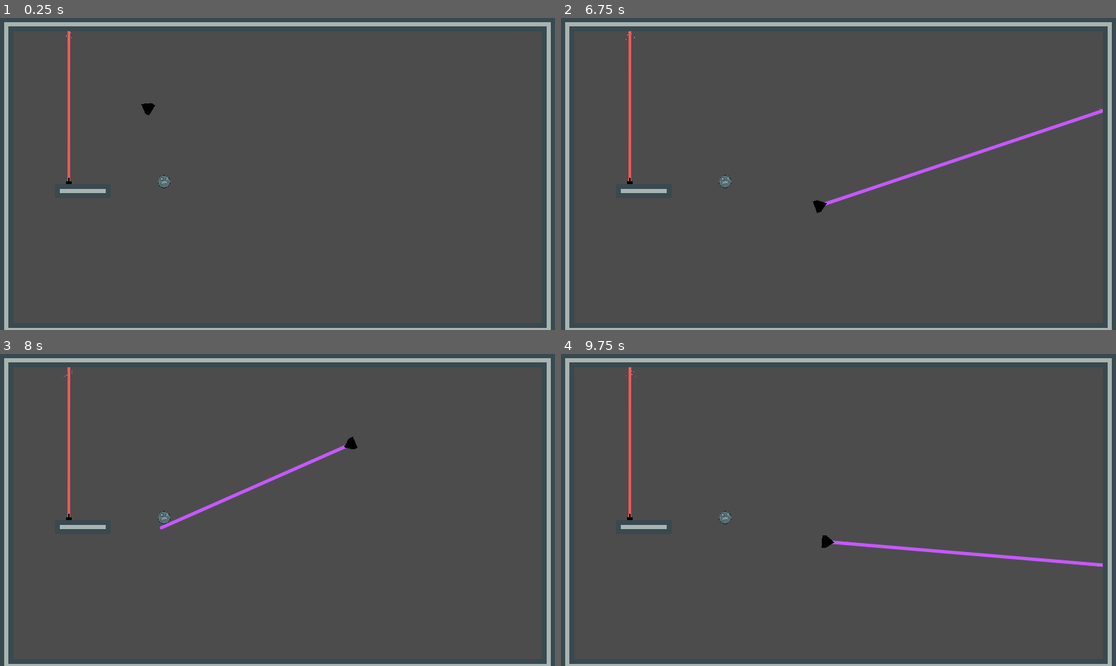
Above: before the commit, frames 1-4 (two rows, left to right).
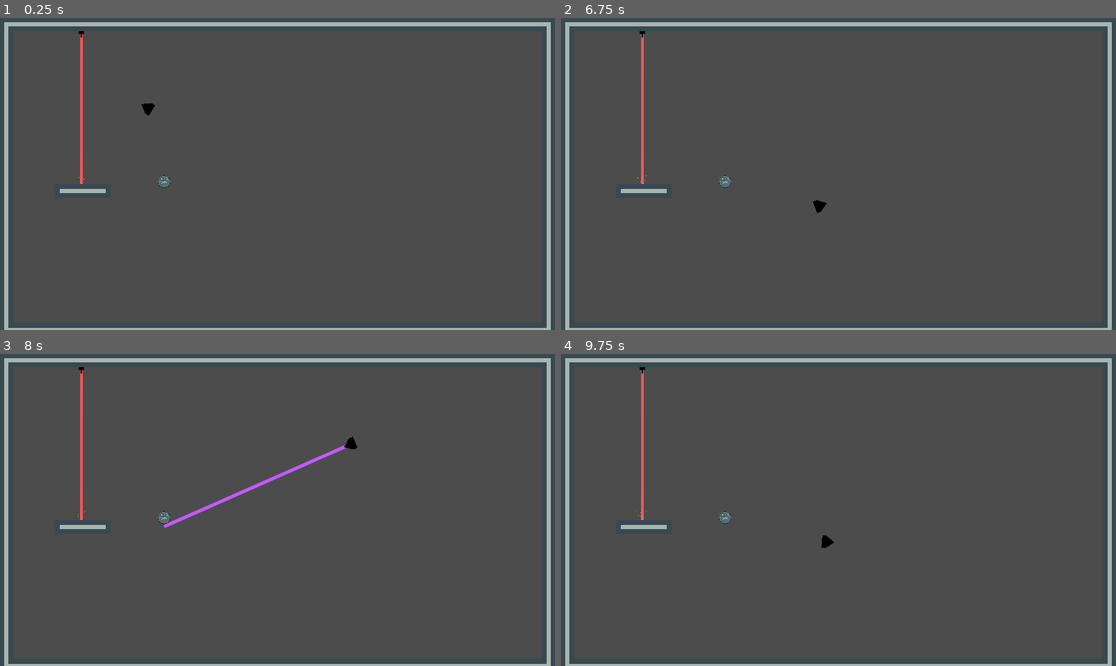
Above: after the commit, the same moments.

Repository: BulsonJ/Space_Shooter
Game: Godot game, scene res://World.tscn
Two runs of this game, one before a commit and one after it. Both use one fixed random seed, a clock stepped at 60 frames per second and the inputs below.
Inputs (mouse positions are in pixels of both pictures, inside the frame that each line leads up to):
- Up to frame 1 (0.25 s): no input
- Up to frame 2 (6.75 s): tap Enter at 0.5 s; move the mouse to (960, 158) at 0.52 s; hold D (move_right) 0.53-1.28 s; hold Space (shoot) 0.53-1.28 s; move the mouse to (727, 189) at 1.27 s; hold S (move_down) 1.28-2.03 s; tap Space (shoot) every 1.5 s from 1.35 to 5.85 s; move the mouse to (894, 105) at 2.02 s; hold D (move_right) 2.03-2.78 s; hold Space (shoot) 2.03-2.78 s; move the mouse to (810, 236) at 2.77 s; hold W (move_up) 2.78-3.53 s; move the mouse to (1005, 220) at 3.52 s; hold Space (shoot) 3.53-4.28 s; hold A (move_left) 3.53-5.03 s; move the mouse to (672, 127) at 4.27 s; move the mouse to (866, 174) at 5.02 s; hold S (move_down) 5.03-5.78 s; hold Space (shoot) 5.03-5.78 s; move the mouse to (755, 96) at 5.77 s; hold D (move_right) 5.78-6.53 s; move the mouse to (960, 158) at 6.52 s; hold W (move_up) from 6.53 s (still down); hold Space (shoot) from 6.53 s (still down)
- Up to frame 3 (8 s): move the mouse to (166, 525) at 7.27 s; release W (move_up) at 7.28 s; release Space (shoot) at 7.28 s; hold D (move_right) from 7.28 s (still down); tap Space (shoot) at 7.35 s
- Up to frame 4 (9.75 s): move the mouse to (894, 441) at 8.02 s; release D (move_right) at 8.03 s; hold S (move_down) 8.03-8.78 s; hold Space (shoot) 8.03-8.78 s; move the mouse to (810, 572) at 8.77 s; hold A (move_left) 8.78-9.53 s; tap Space (shoot) at 8.85 s; move the mouse to (1005, 556) at 9.52 s; hold W (move_up) from 9.53 s (still down); hold Space (shoot) from 9.53 s (still down)

The runs differ from the first frame. In frame 1, 0.5% of the frame differs, in the area x 11-16%, y 4-54%; in frame 2, 1.1%, in the area x 11-98%, y 4-61%; in frame 3, 0.5%; in frame 4, 1.1%.

Commit message:
WeaponSlot Added
Added basic weapon slot node, with support for changing weapon, as well as firing the weapon that is held in it.

Diff:
--- a/Player/Player.gd
+++ b/Player/Player.gd
@@ -5,13 +5,17 @@
 
 var _velocity := Vector2.ZERO
 
+export(PackedScene) var initialWeapon
+
 func _input(event: InputEvent) -> void:
 	if event.is_action_pressed("shoot"):
-		$LaserBeam2D.is_casting = true
+		$WeaponSlot.fire()
 	if event.is_action_released("shoot"):
-		$LaserBeam2D.is_casting = false
+		$WeaponSlot.stop_firing()
+	if event.is_action_pressed("move_up"):
+		$WeaponSlot.change_weapon(initialWeapon)
 
-func _physics_process(delta: float) -> void:
+func _physics_process(_delta: float) -> void:
 	var direction := Vector2(Input.get_action_strength("move_right") - Input.get_action_strength("move_left"), Input.get_action_strength("move_down") - Input.get_action_strength("move_up")).normalized()
 
 	var desired_velocity = direction * max_speed
--- a/Player/Player.tscn
+++ b/Player/Player.tscn
@@ -1,8 +1,9 @@
-[gd_scene load_steps=5 format=2]
+[gd_scene load_steps=6 format=2]
 
 [ext_resource path="res://Player/Player_Ship.png" type="Texture" id=1]
 [ext_resource path="res://Player/Player.gd" type="Script" id=2]
 [ext_resource path="res://Weapons/LaserBeam/LaserBeam.tscn" type="PackedScene" id=3]
+[ext_resource path="res://Player/WeaponSlot.gd" type="Script" id=4]
 
 [sub_resource type="CircleShape2D" id=1]
 radius = 11.0
@@ -10,8 +11,12 @@
 [node name="Player" type="KinematicBody2D"]
 collision_mask = 4
 script = ExtResource( 2 )
+initialWeapon = ExtResource( 3 )
 
-[node name="LaserBeam2D" parent="." instance=ExtResource( 3 )]
+[node name="WeaponSlot" type="Node2D" parent="."]
+script = ExtResource( 4 )
+
+[node name="LaserBeam2D" parent="WeaponSlot" instance=ExtResource( 3 )]
 position = Vector2( 10, 0 )
 
 [node name="Sprite" type="Sprite" parent="."]
--- /dev/null
+++ b/Player/WeaponSlot.gd
@@ -0,0 +1,26 @@
+extends Node2D
+
+# WeaponSlot node is used to store a weapon. Holds methods to change what weapon is equipped in the slot.
+# Weapon can be used using fire() method.
+# For held weapons, stop_firing() can be called on key release to stop the weapon
+
+func change_weapon(weapon: PackedScene) -> void:
+	var currentWeapon = get_child(0)
+	currentWeapon.queue_free()
+
+	add_child(weapon.instance())
+
+	# NOTE : Works to switch weapons but creating a new instance of scene everytime. Maybe
+	# the weapon should be saved somehow so that a new instance does not need to be?
+
+func fire() -> void:
+	var weapon = get_child(0)
+	if weapon.has_method("set_is_casting"):
+		weapon.is_casting = true
+	elif weapon.has_method("fire"):
+		weapon.fire()
+
+func stop_firing() -> void:
+	var weapon = get_child(0)
+	if weapon.has_method("set_is_casting"):
+		weapon.is_casting = false
--- a/World.tscn
+++ b/World.tscn
@@ -5,6 +5,9 @@
 [ext_resource path="res://Environment/Hazards/Trap_Laser.tscn" type="PackedScene" id=3]
 [ext_resource path="res://Environment/Hazards/Trap_Laser.gd" type="Script" id=4]
 [ext_resource path="res://Environment/rock_tilemap.png" type="Texture" id=5]
+
+[sub_resource type="ConvexPolygonShape2D" id=1]
+points = PoolVector2Array( 32, 32, 0, 32, 0, 0, 32, 0 )
 
 [sub_resource type="ConvexPolygonShape2D" id=2]
 points = PoolVector2Array( 32, 32, 0, 32, 0, 0, 32, 0 )
@@ -24,10 +27,7 @@
 [sub_resource type="ConvexPolygonShape2D" id=7]
 points = PoolVector2Array( 32, 32, 0, 32, 0, 0, 32, 0 )
 
-[sub_resource type="ConvexPolygonShape2D" id=8]
-points = PoolVector2Array( 32, 32, 0, 32, 0, 0, 32, 0 )
-
-[sub_resource type="TileSet" id=1]
+[sub_resource type="TileSet" id=8]
 0/name = "rock_tilemap.png 0"
 0/texture = ExtResource( 5 )
 0/tex_offset = Vector2( 0, 0 )
@@ -104,12 +104,12 @@
 position = Vector2( 379, 378 )
 
 [node name="Trap_Laser" parent="." instance=ExtResource( 3 )]
-position = Vector2( 160, 384 )
-rotation = -1.5708
+position = Vector2( 189, 32 )
+rotation = 1.5708
 script = ExtResource( 4 )
 
 [node name="TileMap" type="TileMap" parent="."]
-tile_set = SubResource( 1 )
+tile_set = SubResource( 8 )
 cell_size = Vector2( 32, 32 )
 format = 1
 tile_data = PoolIntArray( 0, 0, 1, 1, 0, 196610, 2, 0, 196610, 3, 0, 196610, 4, 0, 196610, 5, 0, 196610, 6, 0, 196610,  …(2129 unchanged characters)…
Not shown: 1 places in World.tscn that only renumber resources
